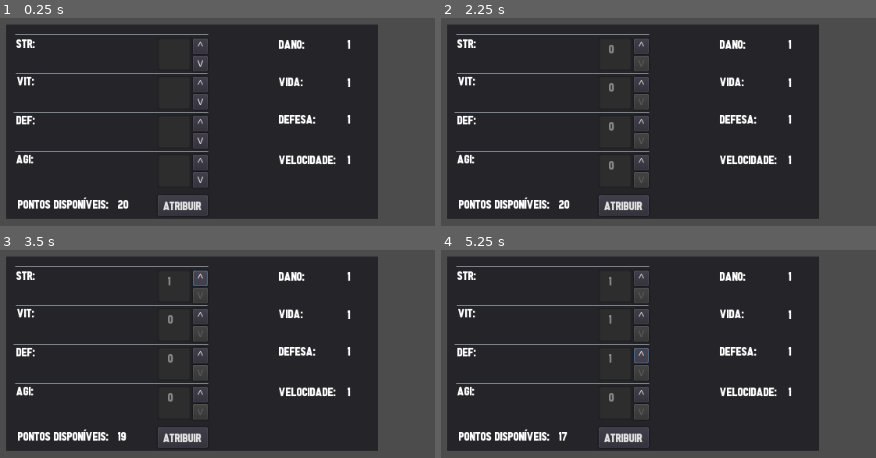
Above: before the commit, frames 1-4 (two rows, left to right).
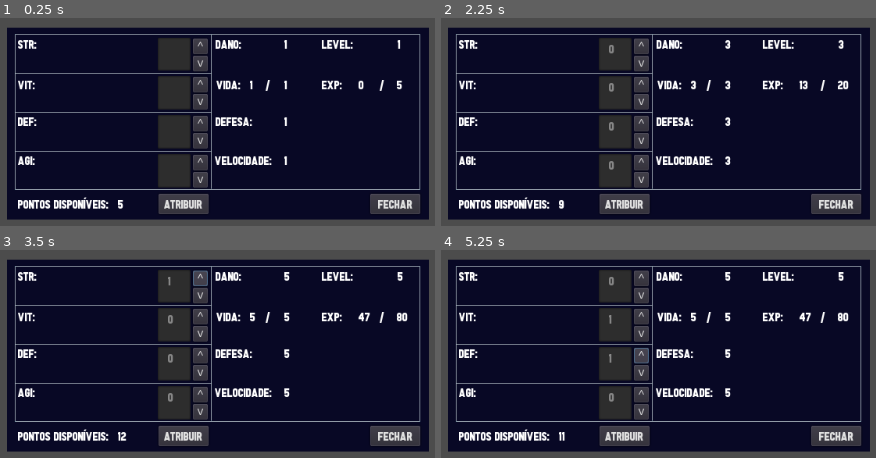
Above: after the commit, the same moments.

Repository: kingdaryss/godot2dmult
Game: Godot game, scene res://scenes/Node2D.tscn
Same seed, same stepped clock (60 frames per second), same inputs: the game is played once before the commit and once after it.
Inputs (mouse positions are in pixels of both pictures, inside the frame that each line leads up to):
- Up to frame 1 (0.25 s): no input
- Up to frame 2 (2.25 s): click "Atribuir" at 0.5 s; click (836, 203) at 1.25 s, where only the run after the commit has a clickable "Fechar"; tap Enter at 2 s; hold K from 2.03 s (still down)
- Up to frame 3 (3.5 s): release K at 2.75 s; click "^" at 2.75 s
- Up to frame 4 (5.25 s): click "^" at 3.5 s; click (641, 295) at 4.25 s, where only the run after the commit has a clickable "v"; click "^" at 5 s

The runs differ from the first frame. In frame 1, 79% of the frame differs, in the area x 1-99%, y 3-98%; in frame 2, 79%; in frame 3, 79%; in frame 4, 79%.
Error before the commit: Attempt to call function 'show' in base 'null instance' on a null instance. (res://scripts/Update_Atributes.gd:14)

Commit message:
func level ok, organizar metodos para otimizar cod

Diff:
--- a/Node2D.gd
+++ b/Node2D.gd
@@ -1,15 +1,10 @@
 extends Node2D
-
-var atributes_scene
 # Declare member variables here. Examples:
 # Called when the node enters the scene tree for the first time.
 func _ready():
-	atributes_scene = get_node("atributes")
 
 	pass # Replace with function body.
 
 # Called every frame. 'delta' is the elapsed time since the previous frame.
 func _process(delta):
-	if Input.is_key_pressed(KEY_K):
-		atributes_scene.show()
-		pass
+	pass
--- a/scenes/Node2D.gd
+++ b/scenes/Node2D.gd
@@ -1,15 +1,13 @@
 extends Node2D
 
-var atributes_scene
+
 # Declare member variables here. Examples:
 # Called when the node enters the scene tree for the first time.
 func _ready():
-	atributes_scene = get_node("atributes")
+
 
 	pass # Replace with function body.
 
 # Called every frame. 'delta' is the elapsed time since the previous frame.
 func _process(delta):
-	if Input.is_key_pressed(KEY_K):
-		atributes_scene.show()
 		pass
--- a/scenes/atributes_UI.tscn
+++ b/scenes/atributes_UI.tscn
@@ -1,89 +1,164 @@
-[gd_scene load_steps=3 format=2]
+[gd_scene load_steps=4 format=2]
 
 [ext_resource path="res://scripts/Update_Atributes.gd" type="Script" id=1]
 [ext_resource path="res://fonts/Numbers.tres" type="DynamicFont" id=2]
 
+[sub_resource type="StyleBoxFlat" id=1]
+bg_color = Color( 0.0352941, 0.0352941, 0.14902, 1 )
+
 [node name="atributes" type="Node2D"]
-editor/display_folded = true
 script = ExtResource( 1 )
 
 [node name="Panel" type="Panel" parent="."]
-margin_left = 255.0
-margin_top = 193.0
-margin_right = 731.0
-margin_bottom = 442.0
+margin_left = 256.0
+margin_top = 197.0
+margin_right = 796.0
+margin_bottom = 443.0
+custom_styles/panel = SubResource( 1 )
 
 [node name="Label" type="Label" parent="."]
-margin_left = 604.0
-margin_top = 208.0
-margin_right = 644.0
+margin_left = 523.0
+margin_top = 208.0
+margin_right = 563.0
 margin_bottom = 228.0
 custom_fonts/font = ExtResource( 2 )
 text = "Dano:"
 
+[node name="Label5" type="Label" parent="."]
+margin_left = 659.0
+margin_top = 208.0
+margin_right = 699.0
+margin_bottom = 228.0
+custom_fonts/font = ExtResource( 2 )
+text = "Level:"
+
+[node name="Label6" type="Label" parent="."]
+margin_left = 659.0
+margin_top = 260.0
+margin_right = 699.0
+margin_bottom = 280.0
+custom_fonts/font = ExtResource( 2 )
+text = "Exp:"
+
+[node name="Label7" type="Label" parent="."]
+margin_left = 733.0
+margin_top = 260.0
+margin_right = 739.0
+margin_bottom = 280.0
+custom_fonts/font = ExtResource( 2 )
+text = "/"
+
+[node name="Label8" type="Label" parent="."]
+margin_left = 587.0
+margin_top = 260.0
+margin_right = 593.0
+margin_bottom = 280.0
+custom_fonts/font = ExtResource( 2 )
+text = "/"
+
 [node name="Label2" type="Label" parent="."]
-margin_left = 604.0
-margin_top = 256.0
-margin_right = 644.0
-margin_bottom = 276.0
+margin_left = 524.0
+margin_top = 260.0
+margin_right = 564.0
+margin_bottom = 279.0
 custom_fonts/font = ExtResource( 2 )
 text = "Vida:"
 
 [node name="Label3" type="Label" parent="."]
-margin_left = 604.0
-margin_top = 304.0
-margin_right = 651.0
-margin_bottom = 324.0
+margin_left = 523.0
+margin_top = 307.0
+margin_right = 570.0
+margin_bottom = 327.0
 custom_fonts/font = ExtResource( 2 )
 text = "Defesa:"
 
 [node name="Label4" type="Label" parent="."]
-margin_left = 604.0
-margin_top = 356.0
-margin_right = 677.0
-margin_bottom = 376.0
+margin_left = 522.0
+margin_top = 357.0
+margin_right = 595.0
+margin_bottom = 379.0
 custom_fonts/font = ExtResource( 2 )
 text = "Velocidade:"
 
 [node name="lbl_velocidade" type="Label" parent="."]
-margin_left = 692.0
-margin_top = 356.0
-margin_right = 712.0
-margin_bottom = 376.0
+margin_left = 611.0
+margin_top = 357.0
+margin_right = 631.0
+margin_bottom = 379.0
 custom_fonts/font = ExtResource( 2 )
 text = "1"
 
 [node name="lbl_defesa" type="Label" parent="."]
-margin_left = 692.0
-margin_top = 304.0
-margin_right = 712.0
-margin_bottom = 324.0
+margin_left = 611.0
+margin_top = 307.0
+margin_right = 631.0
+margin_bottom = 327.0
 custom_fonts/font = ExtResource( 2 )
 text = "1"
 
 [node name="lbl_vida" type="Label" parent="."]
-margin_left = 692.0
-margin_top = 257.0
-margin_right = 712.0
-margin_bottom = 277.0
+margin_left = 611.0
+margin_top = 260.0
+margin_right = 631.0
+margin_bottom = 280.0
+custom_fonts/font = ExtResource( 2 )
+text = "1"
+
+[node name="lbl_currentvida" type="Label" parent="."]
+margin_left = 567.0
+margin_top = 260.0
+margin_right = 587.0
+margin_bottom = 280.0
 custom_fonts/font = ExtResource( 2 )
 text = "1"
 
 [node name="lbl_dano" type="Label" parent="."]
-margin_left = 692.0
-margin_top = 208.0
-margin_right = 712.0
-margin_bottom = 228.0
-custom_fonts/font = ExtResource( 2 )
-text = "1"
+margin_left = 611.0
+margin_top = 208.0
+margin_right = 631.0
+margin_bottom = 228.0
+custom_fonts/font = ExtResource( 2 )
+text = "1"
+
+[node name="lbl_level" type="Label" parent="."]
+margin_left = 756.0
+margin_top = 208.0
+margin_right = 776.0
+margin_bottom = 228.0
+custom_fonts/font = ExtResource( 2 )
+text = "1"
+
+[node name="lbl_currentexp" type="Label" parent="."]
+margin_left = 706.0
+margin_top = 260.0
+margin_right = 726.0
+margin_bottom = 280.0
+custom_fonts/font = ExtResource( 2 )
+text = "1"
+
+[node name="lbl_maxexp" type="Label" parent="."]
+margin_left = 755.0
+margin_top = 260.0
+margin_right = 775.0
+margin_bottom = 280.0
+custom_fonts/font = ExtResource( 2 )
+text = "5"
 
 [node name="btn_Atribuir" type="Button" parent="."]
-margin_left = 448.9
-margin_top = 412.25
-margin_right = 512.9
-margin_bottom = 438.25
+margin_left = 449.9
+margin_top = 410.25
+margin_right = 513.9
+margin_bottom = 436.25
 custom_fonts/font = ExtResource( 2 )
 text = "Atribuir"
+
+[node name="btn_Fechar" type="Button" parent="."]
+margin_left = 721.0
+margin_top = 410.25
+margin_right = 785.0
+margin_bottom = 436.25
+custom_fonts/font = ExtResource( 2 )
+text = "Fechar"
 
 [node name="btn_Str_Down" type="Button" parent="."]
 margin_left = 494.0
@@ -149,10 +224,10 @@
 text = "^"
 
 [node name="lbl_Str" type="Label" parent="."]
-margin_left = 268.0
-margin_top = 206.699
-margin_right = 308.0
-margin_bottom = 226.699
+margin_left = 270.0
+margin_top = 208.0
+margin_right = 310.0
+margin_bottom = 228.0
 custom_fonts/font = ExtResource( 2 )
 text = "STR:"
 max_lines_visible = 1
@@ -160,55 +235,61 @@
 [node name="HSeparator" type="HSeparator" parent="."]
 margin_left = 266.0
 margin_top = 204.0
-margin_right = 514.0
+margin_right = 785.0
 margin_bottom = 208.0
 
 [node name="HSeparator2" type="HSeparator" parent="."]
-margin_left = 267.0
+margin_left = 266.0
 margin_top = 254.0
-margin_right = 513.0
+margin_right = 518.0
 margin_bottom = 258.0
 
 [node name="HSeparator3" type="HSeparator" parent="."]
-margin_left = 264.0
+margin_left = 266.0
 margin_top = 304.0
-margin_right = 514.0
+margin_right = 518.0
 margin_bottom = 308.0
 
 [node name="HSeparator4" type="HSeparator" parent="."]
 margin_left = 266.0
 margin_top = 354.0
-margin_right = 514.0
+margin_right = 518.0
 margin_bottom = 358.0
 
+[node name="HSeparator5" type="HSeparator" parent="."]
+margin_left = 266.0
+margin_top = 403.0
+margin_right = 785.0
+margin_bottom = 407.0
+
 [node name="lbl_Vit" type="Label" parent="."]
-margin_left = 269.354
-margin_top = 255.293
+margin_left = 270.0
+margin_top = 260.0
+margin_right = 310.0
+margin_bottom = 280.0
+custom_fonts/font = ExtResource( 2 )
+text = "VIT:"
+
+[node name="lbl_Def" type="Label" parent="."]
+margin_left = 270.0
+margin_top = 307.0
 margin_right = 309.354
-margin_bottom = 275.293
-custom_fonts/font = ExtResource( 2 )
-text = "VIT:"
-
-[node name="lbl_Def" type="Label" parent="."]
-margin_left = 268.354
-margin_top = 304.766
-margin_right = 308.354
-margin_bottom = 324.766
+margin_bottom = 327.0
 custom_fonts/font = ExtResource( 2 )
 text = "DEF:"
 
 [node name="lbl_Agi" type="Label" parent="."]
-margin_left = 268.354
-margin_top = 354.766
-margin_right = 308.354
-margin_bottom = 374.766
+margin_left = 270.0
+margin_top = 357.0
+margin_right = 309.354
+margin_bottom = 377.0
 custom_fonts/font = ExtResource( 2 )
 text = "AGI:"
 
 [node name="lbl_Pontos" type="Label" parent="."]
-margin_left = 269.549
+margin_left = 270.0
 margin_top = 413.261
-margin_right = 398.549
+margin_right = 399.0
 margin_bottom = 433.261
 custom_fonts/font = ExtResource( 2 )
 text = "Pontos disponíveis: "
@@ -219,7 +300,7 @@
 margin_right = 438.0
 margin_bottom = 433.0
 custom_fonts/font = ExtResource( 2 )
-text = "20"
+text = "5"
 
 [node name="atr_Str" type="TextEdit" parent="."]
 margin_left = 449.0
@@ -256,7 +337,26 @@
 custom_fonts/font = ExtResource( 2 )
 readonly = true
 breakpoint_gutter = true
+
+[node name="VSeparator" type="VSeparator" parent="."]
+margin_left = 783.0
+margin_top = 205.0
+margin_right = 787.0
+margin_bottom = 405.0
+
+[node name="VSeparator2" type="VSeparator" parent="."]
+margin_left = 516.0
+margin_top = 205.0
+margin_right = 520.0
+margin_bottom = 404.0
+
+[node name="VSeparator3" type="VSeparator" parent="."]
+margin_left = 265.0
+margin_top = 205.0
+margin_right = 269.0
+margin_bottom = 405.0
 [connection signal="button_up" from="btn_Atribuir" to="." method="_on_btn_Atribuir_button_up"]
+[connection signal="button_up" from="btn_Fechar" to="." method="_on_btn_Fechar_button_up"]
 [connection signal="button_up" from="btn_Str_Down" to="." method="_on_btn_Str_Down_button_up"]
 [connection signal="button_up" from="btn_Vit_Down" to="." method="_on_btn_Vit_Down_button_up"]
 [connection signal="button_up" from="btn_Def_Down" to="." method="_on_btn_Def_Down_button_up"]
--- a/scripts/Base_Perso.gd
+++ b/scripts/Base_Perso.gd
@@ -1,10 +1,14 @@
-extends "res://Node2D.gd"
+extends Node2D
 
 # Declare member variables here. Examples:
 
 #atributos personagem ---
 var nome
+var currentExp = 0 #aumenta quando inimigo morre
+var maxExp = 5 #aumenta quando currentLevel soma 1
+var currentLevel = 1   #sobe quando o currentExp for igual a maxExpToLevelUp
 var dano = 1
+var currentVida = 1
 var vida = 1
 var defesa = 1
 var velocidade = 1
@@ -13,10 +17,11 @@
 var vit_Pts = 0
 var def_Pts = 0
 var agi_Pts = 0
-var max_Pts = 20
+var max_Pts = 5
 
 # Called when the node enters the scene tree for the first time.
 func _ready():
+	currentVida = vida
 	pass
 
 func _process(delta):
--- a/scripts/Update_Atributes.gd
+++ b/scripts/Update_Atributes.gd
@@ -8,117 +8,160 @@
 var btn_strup
 var btn_strdown
 var atr_Str
+var lbl_dano
 #vit ---
 var btn_vitup
 var btn_vitdown
 var atr_Vit
+var lbl_vida
+var lbl_currentvida
 #def ---
 var btn_defup
 var btn_defdown
 var atr_Def
+var lbl_defesa
 #agi ---
 var btn_agiup
 var btn_agidown
 var atr_Agi
+var lbl_velocidade
 # max pts ---
 var lbl_Pts
+# exp room ---
+var lbl_currentExp
+var lbl_maxExp
+var lbl_level
 
 
 # Called when the node enters the scene tree for the first time.
 func _ready():
 	#atributos --
-
 	#godot nodes --
 	txt_nome = get_node("txt_Nome")
 	lbl_nome = get_node("lbl_Nome")
 	btn_atribuir = get_node("btn_Atribuir")
+	#exp ---
+	lbl_currentExp = get_node("lbl_currentexp")
+	lbl_maxExp = get_node("lbl_maxexp")
+	lbl_level = get_node("lbl_level")
 
 	#str
 	btn_strup = get_node("btn_Str_Up")
 	btn_strdown = get_node("btn_Str_Down")
 	atr_Str = get_node("atr_Str")
+	lbl_dano = get_node("lbl_dano")
 	#maxpoints
 	lbl_Pts = get_node("lbl_Pts")
 	#vitalidade
 	btn_vitup = get_node("btn_Vit_Up")
 	btn_vitdown = get_node("btn_Vit_Down")
 	atr_Vit = get_node("atr_Vit")
+	lbl_vida = get_node("lbl_vida")
+	lbl_currentvida = get_node("lbl_currentvida")
 	#defesa
 	btn_defup = get_node("btn_Def_Up")
 	btn_defdown = get_node("btn_Def_Down")
 	atr_Def = get_node("atr_Def")
+	lbl_defesa = get_node("lbl_defesa")
 	#agilidade
 	btn_agiup = get_node("btn_Agi_Up")
 	btn_agidown = get_node("btn_Agi_Down")
 	atr_Agi = get_node("atr_Agi")
+	lbl_velocidade = get_node("lbl_velocidade")
+
 
 
 
 	pass
 
 func _process(delta):
+	lbl_currentvida.set_text(str(currentVida))
+	lbl_currentExp.set_text(str(currentExp))
+	if currentExp >= maxExp: # upou de nível
+		currentExp+=1
+		maxExp = maxExp + maxExp
+		currentLevel+=1
+		dano+=1
+		vida+=1
+		defesa+=1
+		velocidade+=1
+		currentVida = vida
+		max_Pts+= 2
+		lbl_maxExp.set_text(str(maxExp))
+		lbl_level.set_text(str(currentLevel))
+		lbl_dano.set_text(str(dano))
+		lbl_vida.set_text(str(vida))
+		lbl_defesa.set_text(str(defesa))
+		lbl_velocidade.set_text(str(velocidade))
+		lbl_Pts.set_text(str(max_Pts))
+		btn_strdown.set_disabled(false)
+		btn_vitdown.set_disabled(false)
+		btn_defdown.set_disabled(false)
+		btn_agidown.set_disabled(false)
 
+		pass
+
+	if Input.is_key_pressed(KEY_K):
+		currentExp+=1
+		self.show()
 		pass
 #STR -----------------
 func _on_btn_Str_Up_button_up():
 	if max_Pts > 0:
-		str_Pts = str_Pts + int(1)
+		str_Pts+=1
 		_atribuir(str_Pts, atr_Str)
 		pass
 
 func _on_btn_Str_Down_button_up():
 	if str_Pts > 0:
-		str_Pts =  str_Pts - int(1)
+		str_Pts-= 1
 		_desatribuir(str_Pts, atr_Str)
 	pass
 #VIT -----------------
 func _on_btn_Vit_Up_button_up():
 	if max_Pts > 0:
-		vit_Pts = vit_Pts + int(1)
+		vit_Pts+= 1
 		_atribuir(vit_Pts, atr_Vit)
 		pass
 
 func _on_btn_Vit_Down_button_up():
 	if vit_Pts > 0:
-		vit_Pts =  vit_Pts - int(1)
+		vit_Pts-= 1
 		_desatribuir(vit_Pts, atr_Vit)
 		pass # Replace with function body.
-
 #DEF -----------------
 func _on_btn_Def_Up_button_up():
 	if max_Pts > 0:
-		def_Pts = def_Pts + int(1)
+		def_Pts+= 1
 		_atribuir(def_Pts, atr_Def)
 		pass # Replace with function body.
 
-
 func _on_btn_Def_Down_button_up():
 	if def_Pts > 0:
-		def_Pts = def_Pts - int(1)
+		def_Pts-= 1
 		_desatribuir(def_Pts, atr_Def)
 		pass # Replace with function body.
 
 #AGI -----------------
 func _on_btn_Agi_Up_button_up():
 	if max_Pts > 0:
-		agi_Pts = agi_Pts + int(1)
+		agi_Pts+= 1
 		_atribuir(agi_Pts, atr_Agi)
 		pass # Replace with function body.
 
-
 func _on_btn_Agi_Down_button_up():
 	if agi_Pts > 0:
-		agi_Pts = agi_Pts - int(1)
+		agi_Pts-= 1
 		_desatribuir(agi_Pts, atr_Agi)
 		pass # Replace with function body.
 
 func _atribuir(status_Points, atr_Status):
-		max_Pts = max_Pts - int(1)
+		max_Pts-= 1
 		lbl_Pts.set_text(str(max_Pts))
 		atr_Status.set_text(str(status_Points))
 
 func _desatribuir(status_Points, atr_Status):
-		max_Pts = max_Pts + int(1)
+		max_Pts+= 1
 		lbl_Pts.set_text(str(max_Pts))
 		atr_Status.set_text(str(status_Points))
 
@@ -127,6 +170,10 @@
 	vida+=int(vit_Pts)
 	defesa+=int(def_Pts)
 	velocidade+=int(agi_Pts)
+	lbl_dano.set_text(str(dano))
+	lbl_vida.set_text(str(vida))
+	lbl_defesa.set_text(str(defesa))
+	lbl_velocidade.set_text(str(velocidade))
 	str_Pts = 0
 	vit_Pts = 0
 	def_Pts = 0
@@ -139,6 +186,8 @@
 	btn_vitdown.set_disabled(true)
 	btn_defdown.set_disabled(true)
 	btn_agidown.set_disabled(true)
-	hide()
+	pass
 
-	pass
+func _on_btn_Fechar_button_up():
+	self.hide()
+	pass # Replace with function body.
